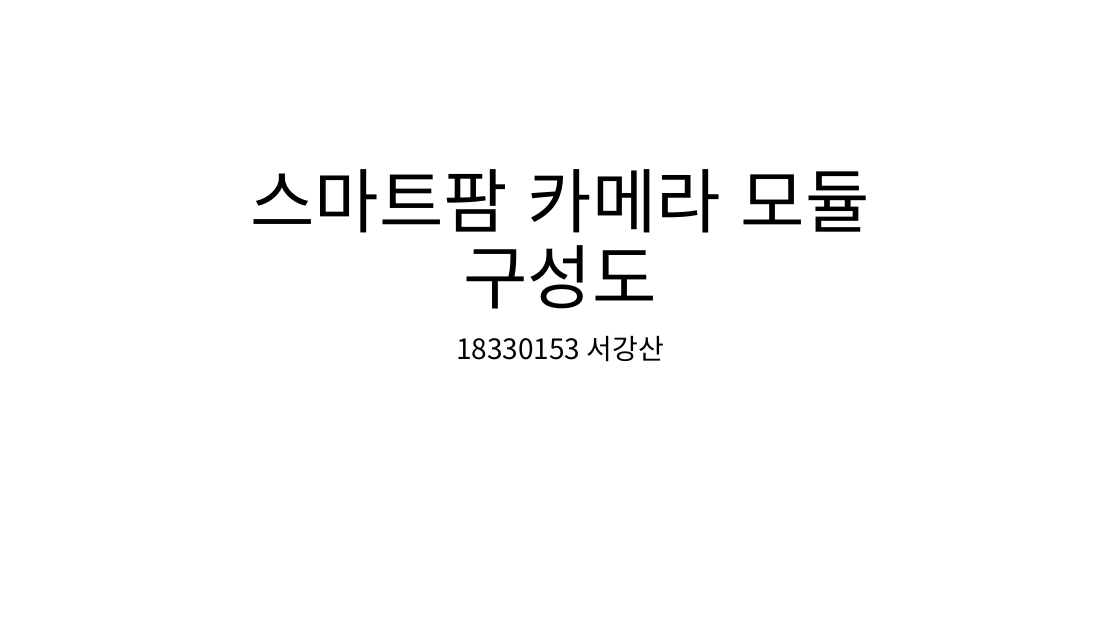
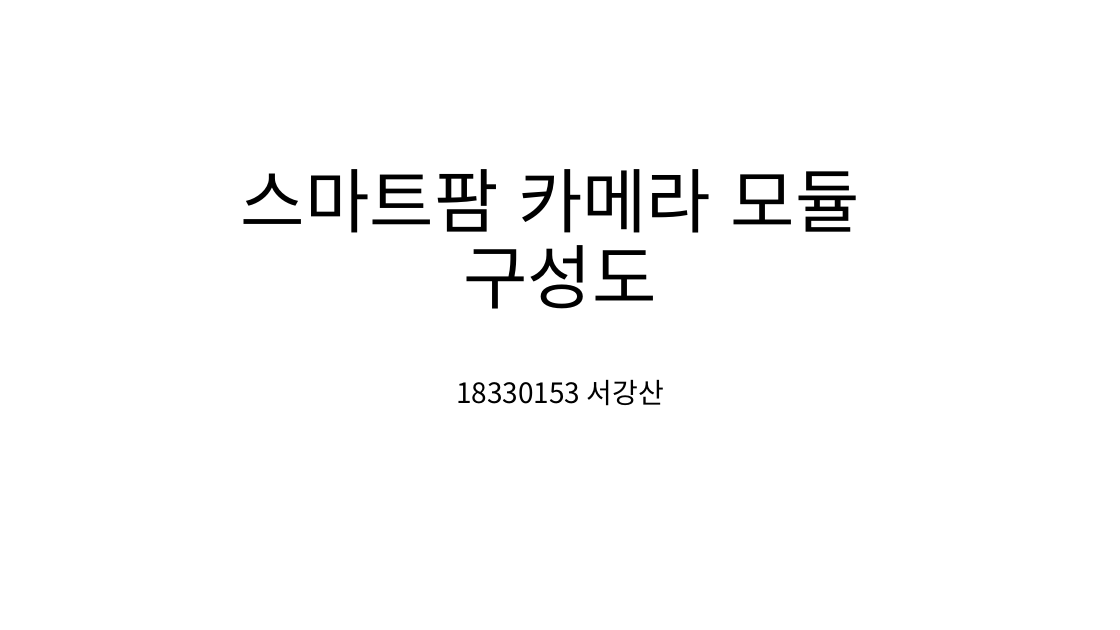
Before and after one commit to kang-beep/SmartForm_CameraModule, a slide deck: slide 1 of 스마트팜 카메라 모듈 구성도.pptx. Drawn at 1120x630 pixels with LibreOffice and Linux fonts; fonts in the diff are those of the drawing. Boxes give left, top, right and bottom in pixels: in the first picture for what was removed or moved away, otherwise in the second. Text is boxed around its words. In the diff, an @@ line names an element or a change of style, - is before the commit and + after.

```diff
--- a/스마트팜 카메라 모듈 구성도.pptx
+++ b/스마트팜 카메라 모듈 구성도.pptx
@@ title "스마트팜 카메라 모듈 구성도": place and size @@
-title "스마트팜 카메라 모듈 구성도" at (251,169,870,309)
+title "스마트팜 카메라 모듈 구성도" at (241,169,860,309)
@@ subtitle "18330153 서강산": place and size @@
-subtitle "18330153 서강산" at (456,335,664,362)
+subtitle "18330153 서강산" at (456,379,664,406)
```
Also in this commit, not shown: 2 other slides changed, 3 slides added, 1 slide removed.
